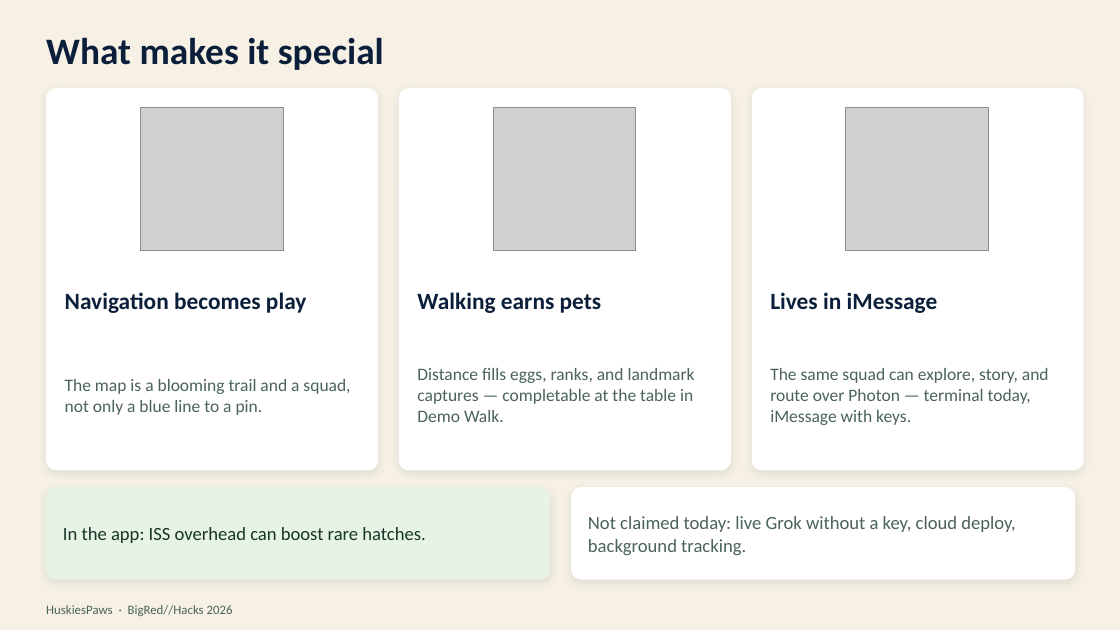
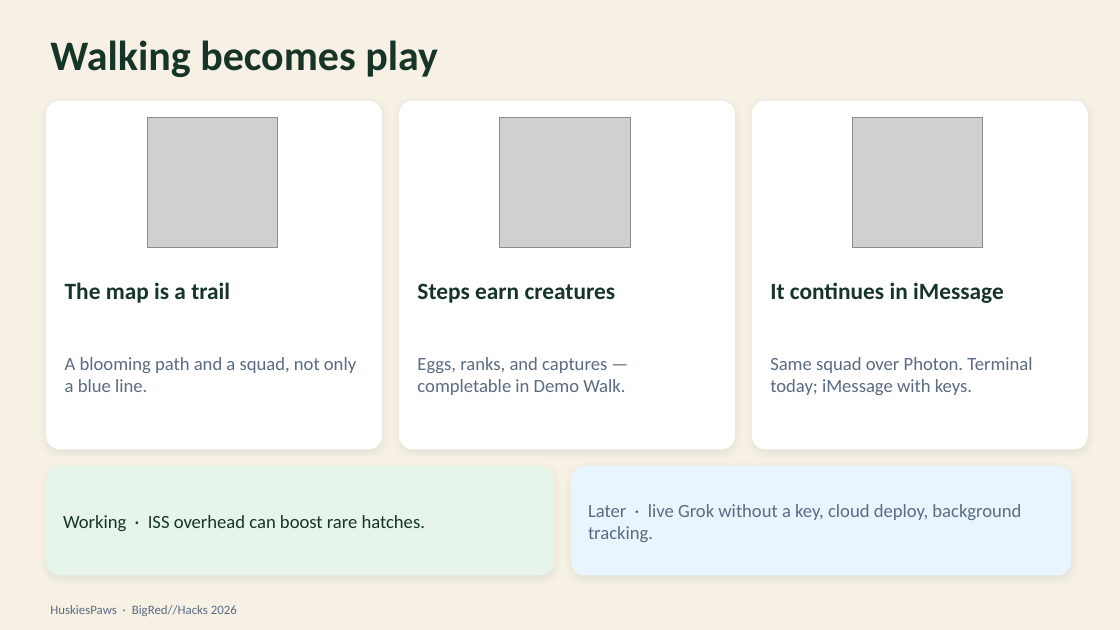
Before and after one commit to LuisMend12/HuskiesPaws, a slide deck: slide 6 of docs/presentation/HuskiesPaws-BigRedHacks-2026.pptx. Drawn at 1120x630 pixels with LibreOffice and Linux fonts; fonts in the diff are those of the drawing; grey boxes stand for pictures. Boxes give left, top, right and bottom in pixels: in the first picture for what was removed or moved away, otherwise in the second. Text is boxed around its words. In the diff, an @@ line names an element or a change of style, - is before the commit and + after.

```diff
--- a/docs/presentation/HuskiesPaws-BigRedHacks-2026.pptx
+++ b/docs/presentation/HuskiesPaws-BigRedHacks-2026.pptx
@@ title at [50,40,438,77]: text changed; size 32 to 36 pt; text colour #0B1F3A to #163528 @@
-What makes it special
+Walking becomes play
@@ rounded rectangle: place and size @@
-rounded rectangle at [46,88,378,471]
+rounded rectangle at [46,101,382,450]
@@ picture: place and size @@
-picture at [140,108,283,250]
+picture at [147,118,277,248]
@@ rounded rectangle: place and size @@
-rounded rectangle at [399,88,731,471]
+rounded rectangle at [399,101,735,450]
@@ picture: place and size @@
-picture at [493,108,636,250]
+picture at [500,118,630,248]
@@ shadow changed; proportions changed in 3 elements at [46,101,382,450], [399,101,735,450], [752,101,1088,450] @@
@@ rounded rectangle: place and size @@
-rounded rectangle at [752,88,1084,471]
+rounded rectangle at [752,101,1088,450]
@@ picture: place and size @@
-picture at [846,108,989,250]
+picture at [853,118,983,248]
@@ text at [65,282,230,303]: text changed; text colour #0B1F3A to #163528 @@
-Navigation becomes play
+The map is a trail
@@ text at [417,283,616,303]: text changed; text colour #0B1F3A to #163528 @@
-Walking earns pets
+Steps earn creatures
@@ text at [770,282,1004,303]: text changed; text colour #0B1F3A to #163528 @@
-Lives in iMessage
+It continues in iMessage
@@ text at [65,357,356,392]: text changed; size 15 to 16 pt; text colour #4A6358 to #5B6B82 @@
-The map is a blooming trail and a squad, not only a blue line to a pin.
+A blooming path and a squad, not only a blue line.
@@ text at [417,357,625,395]: text changed; size 15 to 16 pt; text colour #4A6358 to #5B6B82 @@
-Distance fills eggs, ranks, and landmark captures — completable at the table in Demo Walk.
+Eggs, ranks, and captures — completable in Demo Walk.
@@ text at [770,357,1032,395]: text changed; size 15 to 16 pt; text colour #4A6358 to #5B6B82 @@
-The same squad can explore, story, and route over Photon — terminal today, iMessage with keys.
+Same squad over Photon. Terminal today; iMessage with keys.
@@ rounded rectangle: place and size @@
-rounded rectangle at [46,487,550,580]
+rounded rectangle at [46,466,555,576]
@@ rounded rectangle at [46,466,555,576]: fill #E7F3E4 to #E6F4EA; shadow changed; proportions changed @@
@@ rounded rectangle: place and size @@
-rounded rectangle at [571,487,1075,580]
+rounded rectangle at [571,466,1071,576]
@@ rounded rectangle at [571,466,1071,576]: fill #FFFFFF to #E8F5FF; shadow changed; proportions changed @@
@@ text at [588,504,1021,542]: text changed; text colour #4A6358 to #5B6B82 @@
-Not claimed today: live Grok without a key, cloud deploy, background tracking.
+Later · live Grok without a key, cloud deploy, background tracking.
@@ text at [63,515,425,531]: text changed @@
-In the app: ISS overhead can boost rare hatches.
+Working · ISS overhead can boost rare hatches.
@@ text "HuskiesPaws · BigRed//Hacks 2026" at [50,605,237,616]: text colour #4A6358 to #5B6B82 @@
```
Also in this commit, not shown: 3 other slides changed, 3 slides added, 3 slides removed, 24 other files.
